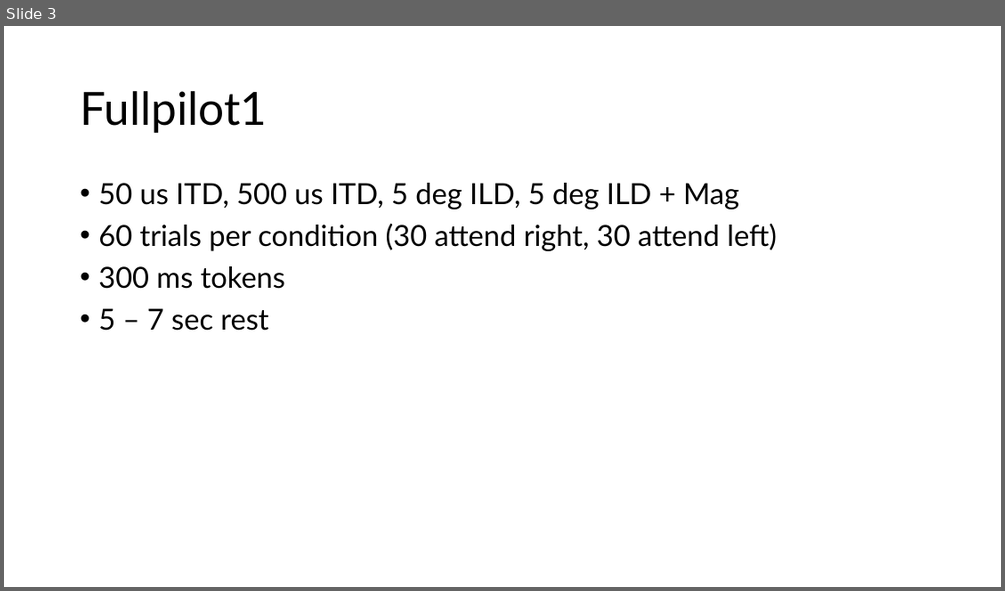
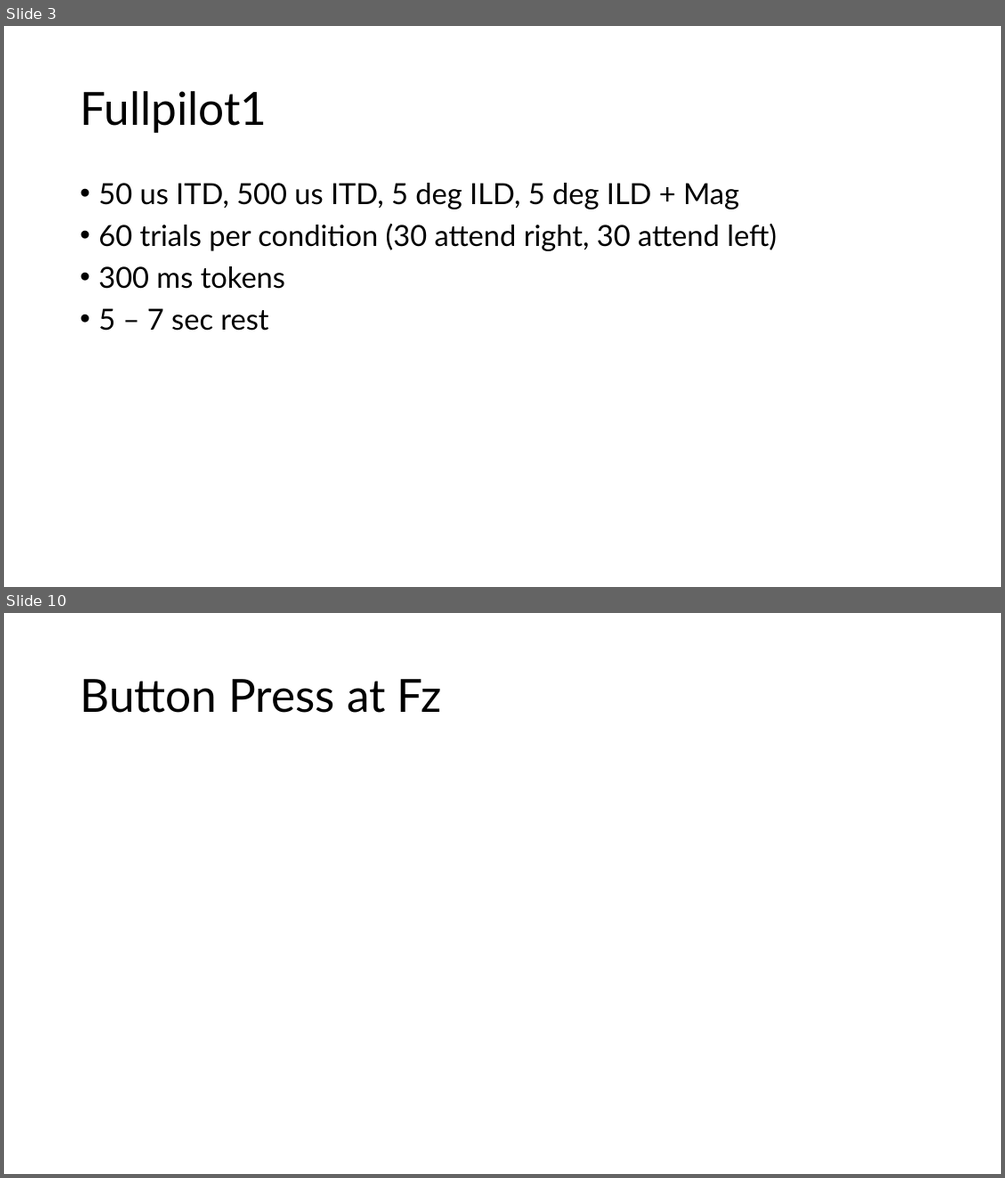
Before and after one commit to brichard28/MILD-Master, a slide deck: mild_master_neuroimaging_pilot.pptx. Shown one above the other, each under a label of ours: slide 3 before the commit, slides 3 and 10 after it; the slides between them are not shown. The pictures are 1005x591 and 1005x1178 pixels, drawn with LibreOffice and Linux fonts; fonts in the diff are those of the drawing. Boxes give left, top, right and bottom in pixels: in the first picture for what was removed or moved away, otherwise in the second. Text is boxed around its words. In the diff, an @@ line names an element or a change of style, - is before the commit and + after.

```diff
--- a/mild_master_neuroimaging_pilot.pptx
+++ b/mild_master_neuroimaging_pilot.pptx
@@ slide 10 added at <box>4,613,1001,1174</box>, background #FFFFFF @@
@@ title added at <box>80,679,442,713</box>, 44 pt, text #000000 @@
+Button Press at Fz
```
Also in this commit, not shown: 7 other slides added, 1 slide removed, 22 other files.
